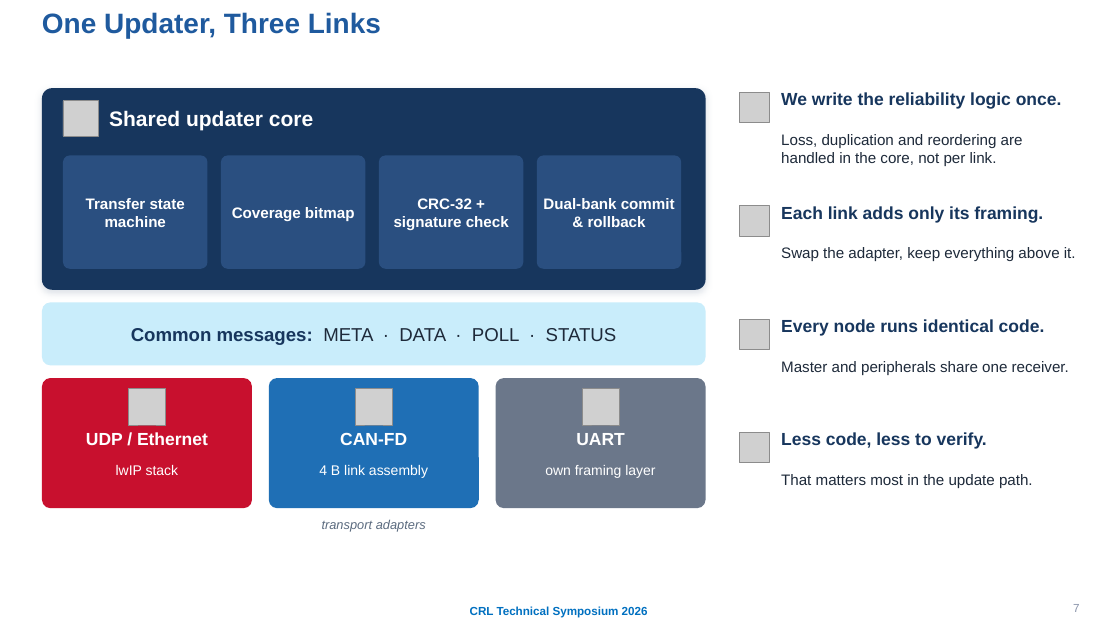
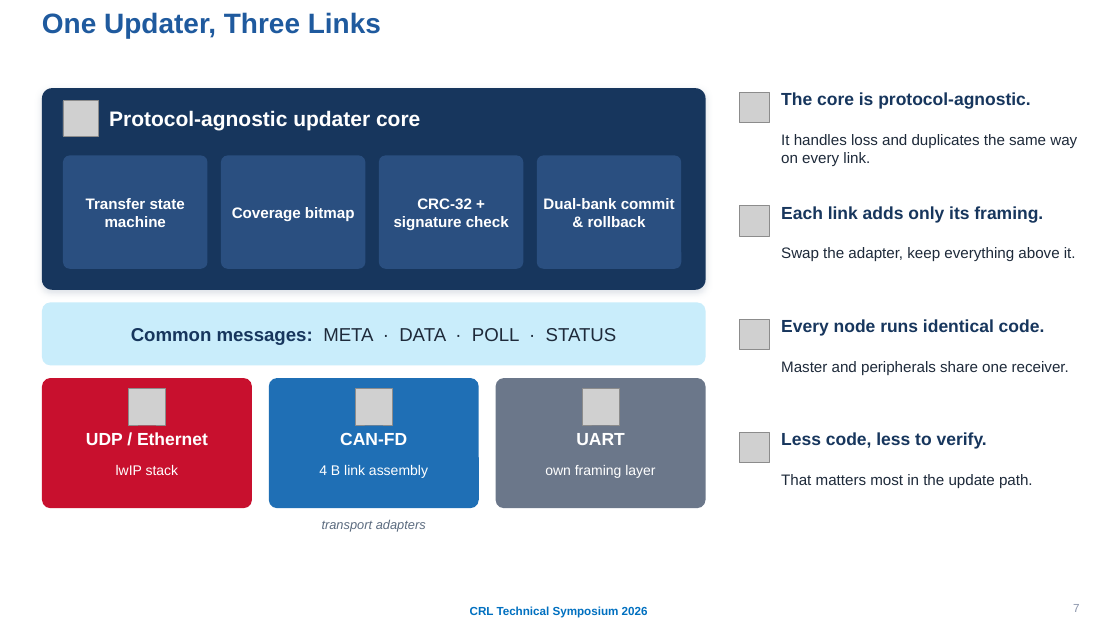
Before and after one commit to AbhinavXT/misc, a slide deck: slide 7 of Multiprotocol_Bootloader_CRL_Symposium.pptx. Drawn at 1120x630 pixels with LibreOffice and Linux fonts; fonts in the diff are those of the drawing; grey boxes stand for pictures; background and template pictures are left out. Boxes give left, top, right and bottom in pixels: in the first picture for what was removed or moved away, otherwise in the second. Text is boxed around its words. In the diff, an @@ line names an element or a change of style, - is before the commit and + after.

```diff
--- a/Multiprotocol_Bootloader_CRL_Symposium.pptx
+++ b/Multiprotocol_Bootloader_CRL_Symposium.pptx
@@ text at <box>109,110,420,131</box>: text changed @@
-Shared updater core
+Protocol-agnostic updater core
@@ text at <box>781,92,1030,109</box>: text changed @@
-We write the reliability logic once.
+The core is protocol-agnostic.
@@ text at <box>781,134,1077,166</box>: text changed @@
-Loss, duplication and reordering are handled in the core, not per link.
+It handles loss and duplicates the same way on every link.
```
Also in this commit, not shown: 4 other slides changed.
